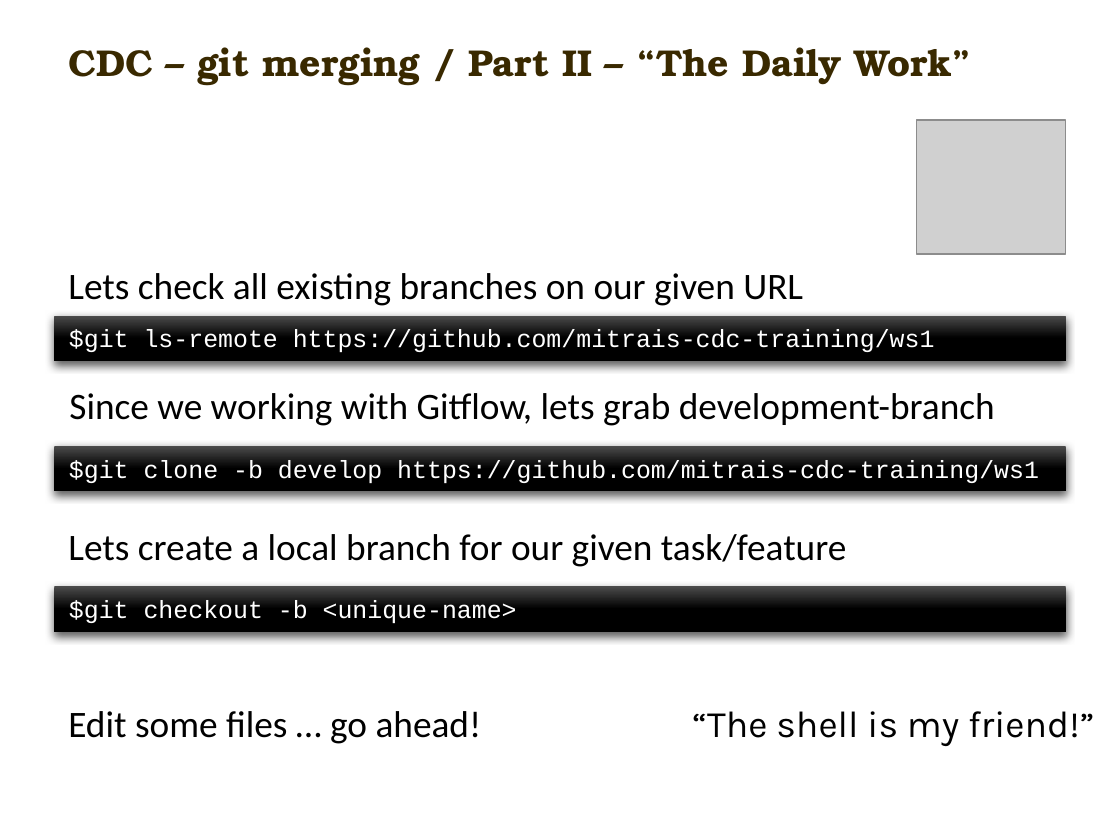
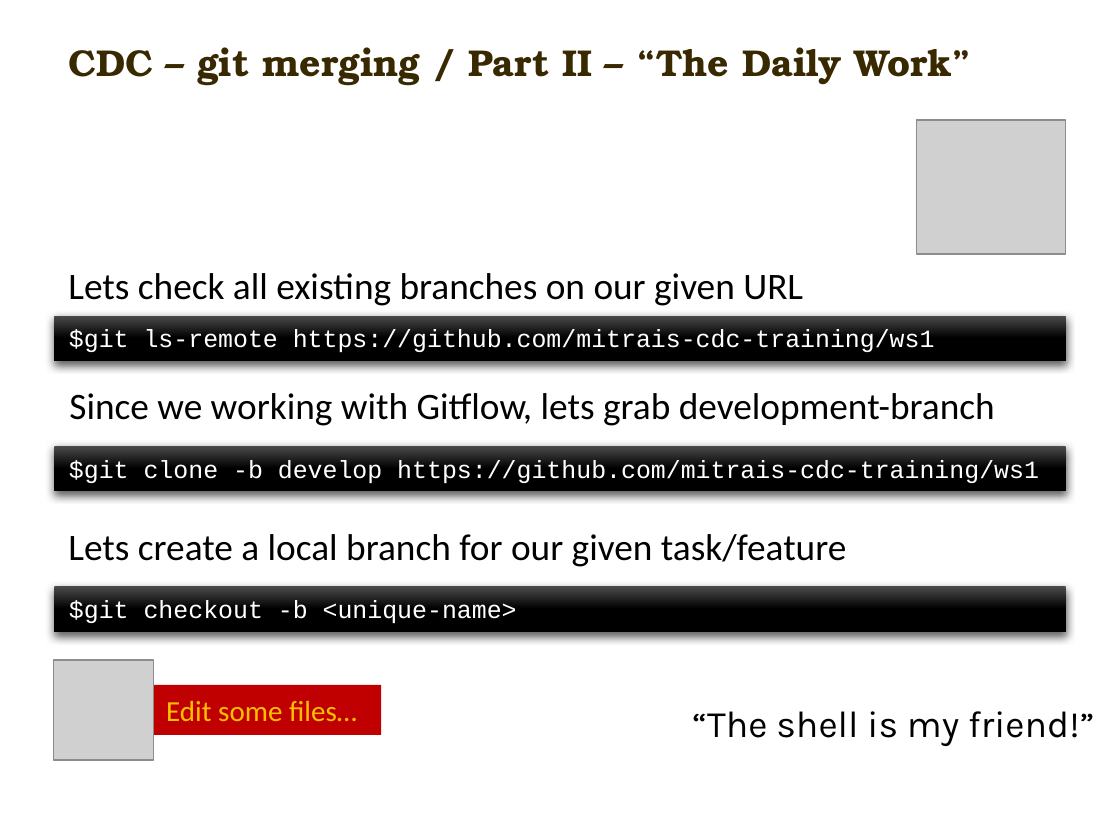
Before and after one commit to carlmitrais/wisdom, a slide deck: slide 8 of cdc_git_ws1.pptx. Drawn at 1120x840 pixels with LibreOffice and Linux fonts; fonts in the diff are those of the drawing; grey boxes stand for pictures; background and template pictures are left out. Boxes give left, top, right and bottom in pixels: in the first picture for what was removed or moved away, otherwise in the second. Text is boxed around its words. In the diff, an @@ line names an element or a change of style, - is before the commit and + after.

```diff
--- a/cdc_git_ws1.pptx
+++ b/cdc_git_ws1.pptx
@@ picture added at <box>54,660,154,760</box> @@
@@ rectangle "Edit some files…": place and size @@
-rectangle "Edit some files…" at <box>68,711,482,744</box>
+rectangle "Edit some files…" at <box>151,685,381,736</box>
@@ rectangle "Edit some files…" at <box>151,685,381,736</box>: fill none to #C00000 @@
@@ text in rectangle at <box>166,701,357,721</box>: text changed; size 18 to 14 pt; text colour #000000 to #FFC000 @@
-Edit some files … go ahead!
+Edit some files…
```
Also in this commit, not shown: 12 other slides changed, 2 slides added.
